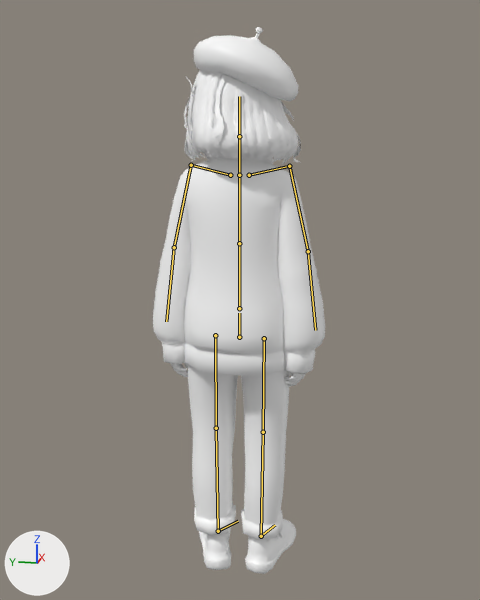
The glTF model models/critic.glb: old version first, new version second.
Camera for both pictures: a camera (50 mm lens) standing at (-10.6, -2.12, 3.0) and looking at (0.92, 0.18, 0.12). Every picture has the same lights, and +X, +Y and +Z are marked at lower left. The picture after the commit comes second. The bones that change, and the others that lie on the model, are drawn over the model as lines.

The first picture shows 'tripo_node_8fe93568-8db9-4a07-82c7-ce50e529e75c'.
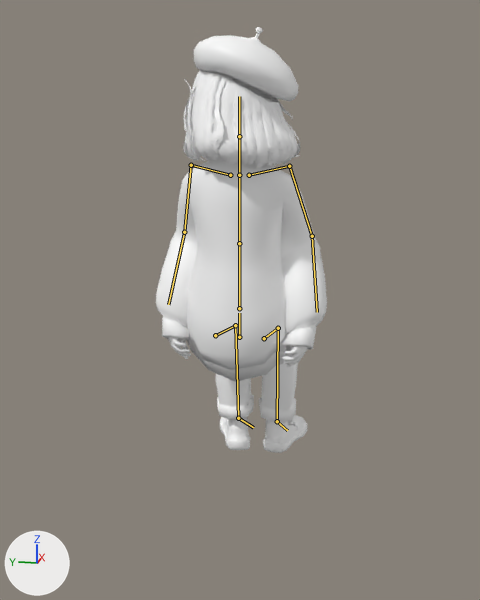
The newer file adds an action. The first version stands in its rest pose; the second is drawn at frame 73 of the action 'CriticClips'.

Location of each change, (x1, y1, x2, y2) in pixels of the pictures (480 x 600 px):
'tripo_node_8fe93568-8db9-4a07-82c7-ce50e529e75c', posed (22% shorter)
    before: (153, 27, 325, 574)
    after: (156, 27, 327, 453)
bone 'upperarm.L', root to tip
    before: (191, 165) to (174, 247)
    after: (191, 165) to (184, 232)
bone 'lowerarm.L', root to tip
    before: (174, 247) to (166, 321)
    after: (184, 232) to (168, 304)
bone 'upperarm.R', root to tip
    before: (289, 166) to (308, 251)
    after: (289, 166) to (312, 236)
bone 'lowerarm.R', root to tip
    before: (308, 251) to (315, 330)
    after: (312, 236) to (317, 312)
bone 'upperleg.L', root to tip
    before: (215, 335) to (216, 428)
    after: (215, 335) to (235, 325)
bone 'lowerleg.L', root to tip
    before: (216, 428) to (218, 531)
    after: (235, 325) to (238, 418)
bone 'foot.L', root to tip
    before: (218, 531) to (238, 521)
    after: (238, 418) to (253, 427)
bone 'upperleg.R', root to tip
    before: (264, 338) to (263, 432)
    after: (264, 338) to (278, 328)
bone 'lowerleg.R', root to tip
    before: (263, 432) to (261, 536)
    after: (278, 328) to (277, 421)
bone 'foot.R', root to tip
    before: (261, 536) to (275, 525)
    after: (277, 421) to (287, 430)

What the commit changed:
Bone 'upperarm.L' (bone_upperarm_l) turns from (0, 0, 0) to (2, -6, -28) degrees about its own x, y and z.
Bone 'lowerarm.L' (bone_lowerarm_l) turns from (0, 0, 0) to (3, 5, 51) degrees about its own x, y and z.
Bone 'upperarm.R' (bone_upperarm_r) turns from (0, 0, 0) to (-2, 6, -28) degrees about its own x, y and z.
Bone 'lowerarm.R' (bone_lowerarm_r) turns from (0, 0, 0) to (-3, -5, 51) degrees about its own x, y and z.
Bone 'upperleg.L' (bone_upperleg_l) turns from (0, 0, 0) to (0, 0, -80) degrees about its own x, y and z.
Bone 'lowerleg.L' (bone_lowerleg_l) turns from (0, 0, 0) to (0, -1, 74) degrees about its own x, y and z.
Bone 'foot.L' (bone_foot_l) turns from (0, 0, 0) to (-8, 0, 4) degrees about its own x, y and z.
Bone 'upperleg.R' (bone_upperleg_r) turns from (0, 0, 0) to (0, 0, -80) degrees about its own x, y and z.
Bone 'lowerleg.R' (bone_lowerleg_r) turns from (0, 0, 0) to (0, 1, 74) degrees about its own x, y and z.
Bone 'foot.R' (bone_foot_r) turns from (0, 0, 0) to (-8, 0, 4) degrees about its own x, y and z.
